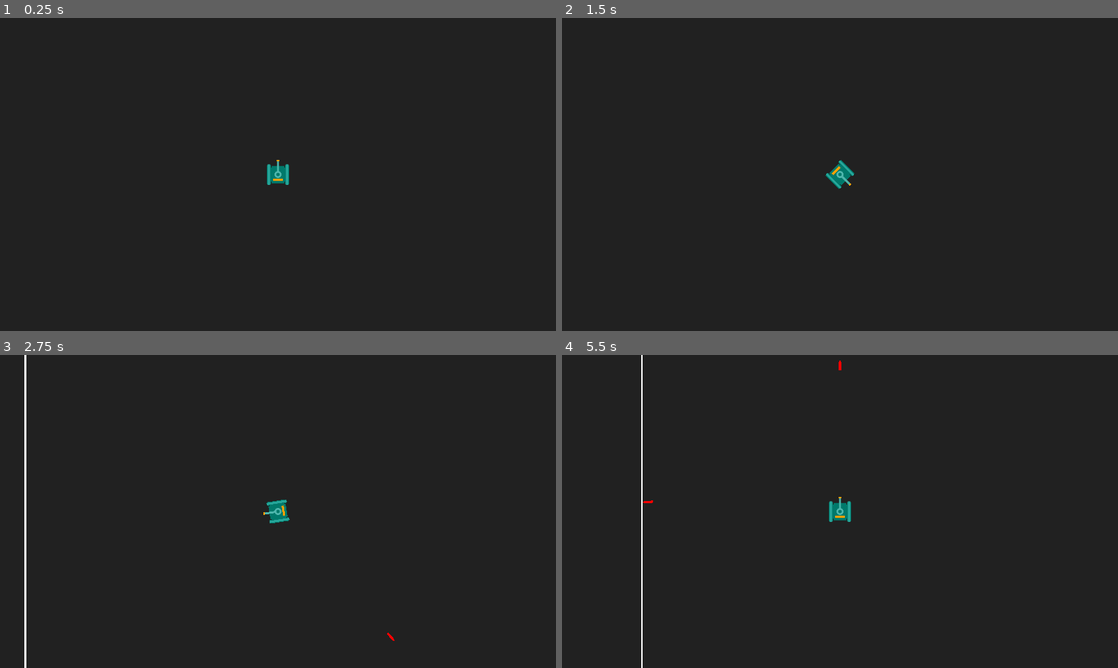
Above: before the commit, frames 1-4 (two rows, left to right).
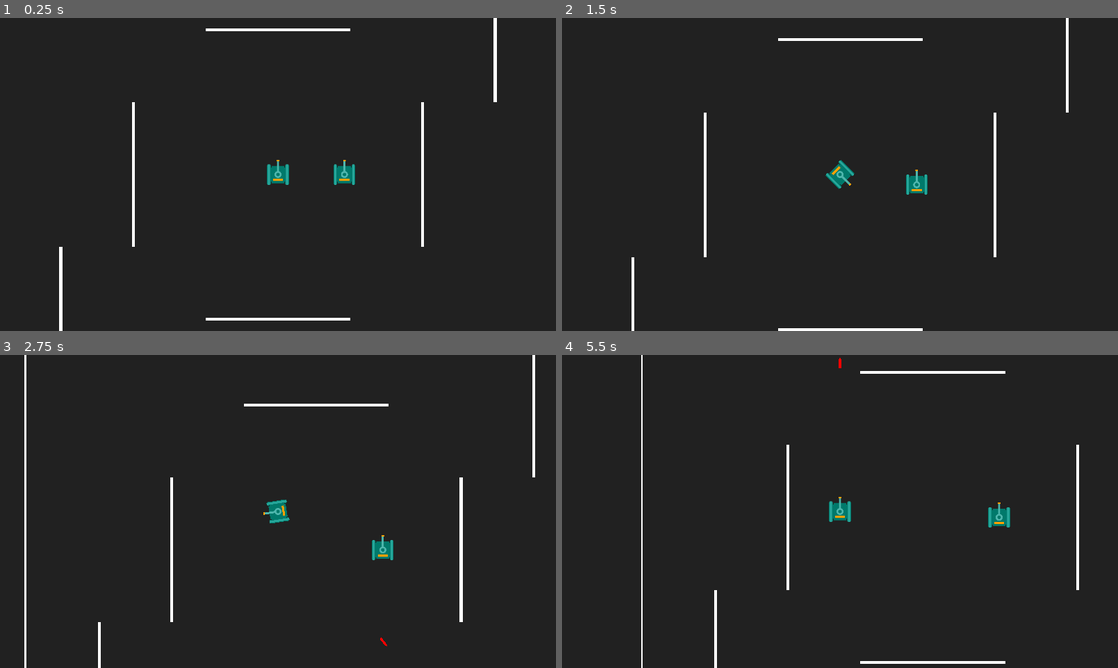
Above: after the commit, the same moments.

Repository: ashmeet28/battletanks
Game: Godot game, scene res://playground.tscn
The game is run twice, just before and just after one commit, with the same random seed, the same clock (stepped at 60 frames per second) and the same inputs.
Inputs:
- Up to frame 1 (0.25 s): no input
- Up to frame 2 (1.5 s): tap Enter at 0.5 s; hold D (tank_turn_right) 0.53-1.28 s; hold Space (tank_fire) 0.53-1.28 s; hold S (tank_move_backwards) from 1.28 s (still down); tap Space (tank_fire) at 1.35 s
- Up to frame 3 (2.75 s): release S (tank_move_backwards) at 2.03 s; hold D (tank_turn_right) from 2.03 s (still down); hold Space (tank_fire) from 2.03 s (still down)
- Up to frame 4 (5.5 s): release D (tank_turn_right) at 2.78 s; release Space (tank_fire) at 2.78 s; hold W (tank_move_forward) 2.78-3.53 s; tap Space (tank_fire) at 2.85, 4.35 s; hold Space (tank_fire) 3.53-4.28 s; hold A (tank_turn_left) 3.53-5.03 s; hold S (tank_move_backwards) from 5.03 s (still down); hold Space (tank_fire) from 5.03 s (still down)

The runs differ from the first frame. In frame 1, 1.5% of the frame differs, in the area x 10-90%, y 0-100%; in frame 2, 1.4%; in frame 3, 1.3%; in frame 4, 1.3%.

Commit message:
Added ai base and missiles

Diff:
--- a/Tank.gd
+++ b/Tank.gd
@@ -41,36 +41,53 @@
 		neural_network_layer_mutate(neural_network["layers"][i], bias_mut_val, weight_mut_val)
 
 
+@export var is_ai_controlled:bool = false
 
 const MAX_SPEED = 500.0
+
+const MISSILE_COOLDOWN:int = 60
 var missile_last_fired:int = 0
-const MISSILE_COOLDOWN:int = 60
+
+var tank_id:int
+
+var tank_life:int = 100
+var tank_kills:int = 0
 
 func _ready():
-	missile_last_fired = Engine.get_physics_frames() - MISSILE_COOLDOWN
+	tank_id = $"/root/PlaygroundGlobalVariables".next_tank_id
+	$"/root/PlaygroundGlobalVariables".next_tank_id += 1
+	missile_last_fired = Engine.get_physics_frames() - (MISSILE_COOLDOWN*2)
+	if is_ai_controlled:
+		$Camera2D.enabled = false
+	add_to_group("tanks")
 
 func _physics_process(delta):
 	velocity = Vector2.ZERO
-	if Input.is_action_pressed("tank_move_forward"):
-		velocity.y = -MAX_SPEED
-	if Input.is_action_pressed("tank_move_backwards"):
-		velocity.y = MAX_SPEED
+	if !is_ai_controlled:
+		if Input.is_action_pressed("tank_move_forward"):
+			velocity.y = -MAX_SPEED
+		if Input.is_action_pressed("tank_move_backwards"):
+			velocity.y = MAX_SPEED
 
-	if Input.is_action_pressed("tank_turn_right"):
-		rotate(PI * delta)
-	if Input.is_action_pressed("tank_turn_left"):
-		rotate(-(PI * delta))
+		if Input.is_action_pressed("tank_turn_right"):
+			rotate(PI * delta)
+		if Input.is_action_pressed("tank_turn_left"):
+			rotate(-(PI * delta))
 
-	velocity = velocity.rotated(rotation)
+		velocity = velocity.rotated(rotation)
 
 	move_and_slide()
 
-	if Input.is_action_pressed("tank_fire"):
-		var cur_frame = Engine.get_physics_frames()
-		if cur_frame > MISSILE_COOLDOWN + missile_last_fired:
-			missile_last_fired = cur_frame
-			var tank_missile_scene = preload("res://tank_missile.tscn")
-			var instance = tank_missile_scene.instantiate()
-			instance.position = position + Vector2(0, -142).rotated(rotation)
+	if Input.is_action_pressed("tank_fire") && !is_ai_controlled:
+		var curr_frame = Engine.get_physics_frames()
+		if (curr_frame > MISSILE_COOLDOWN + missile_last_fired) && !($Area2D.has_overlapping_bodies()):
+			missile_last_fired = curr_frame
+			var instance = preload("res://tank_missile.tscn").instantiate()
+			instance.position = position + Vector2(0, -160).rotated(rotation)
 			instance.rotation = rotation
+			instance.owner_tank_id = tank_id
 			get_parent().add_child(instance)
+
+	if tank_life <= 0:
+		remove_from_group("tanks")
+		queue_free()
--- a/TankMissile.gd
+++ b/TankMissile.gd
@@ -2,9 +2,23 @@
 
 
 const SPEED = 1500.0
+var is_collided_with_tank = false
+var owner_tank_id:int
 
 func _ready():
 	velocity = Vector2.UP.rotated(rotation) * SPEED
 
 func _physics_process(_delta):
+	for i in get_slide_collision_count():
+		var collision = get_slide_collision(i)
+		if collision.get_collider().is_in_group("tanks") && !is_collided_with_tank:
+			collision.get_collider().tank_life -= 25
+			if collision.get_collider().tank_life <= 0:
+				for t in get_tree().get_nodes_in_group("tanks"):
+					if t.tank_id == owner_tank_id:
+						t.tank_kills += 1
+						break
+			is_collided_with_tank = true
+		queue_free()
+
 	move_and_slide()
--- /dev/null
+++ b/playground.gd
@@ -0,0 +1 @@
+extends Node2D
--- a/playground.tscn
+++ b/playground.tscn
@@ -1,30 +1,19 @@
-[gd_scene load_steps=5 format=3 uid="uid://d0brxtrq7hbqd"]
+[gd_scene load_steps=6 format=3 uid="uid://d0brxtrq7hbqd"]
 
-[ext_resource type="Script" path="res://Tank.gd" id="1_rs3l4"]
-[ext_resource type="Texture2D" uid="uid://ripnm651wmvc" path="res://tank.svg" id="2_sdygd"]
+[ext_resource type="PackedScene" uid="uid://bd1vf8f8hjli7" path="res://tank.tscn" id="1_66g20"]
+[ext_resource type="Script" path="res://playground.gd" id="1_ghx3o"]
 [ext_resource type="Texture2D" uid="uid://cviv0l7osvudm" path="res://white_square.svg" id="3_khn7y"]
 
 [sub_resource type="RectangleShape2D" id="RectangleShape2D_fpkkk"]
 size = Vector2(10, 4000)
 
+[sub_resource type="RectangleShape2D" id="RectangleShape2D_dspp3"]
+size = Vector2(1000, 20)
+
 [node name="Playground" type="Node2D"]
+script = ExtResource("1_ghx3o")
 
-[node name="Tank" type="CharacterBody2D" parent="."]
-script = ExtResource("1_rs3l4")
-
-[node name="Sprite2D" type="Sprite2D" parent="Tank"]
-position = Vector2(0, -16.25)
-texture = ExtResource("2_sdygd")
-
-[node name="CollisionPolygon2D" type="CollisionPolygon2D" parent="Tank"]
-position = Vector2(0, -16.25)
-polygon = PackedVector2Array(0, -87, 10, -87, 10, -54, 75, -54, 75, 87, -75, 87, -75, -54, -10, -54, -10, -87)
-
-[node name="Camera2D" type="Camera2D" parent="Tank"]
-zoom = Vector2(0.5, 0.5)
-
-[node name="RayCast2D" type="RayCast2D" parent="Tank"]
-target_position = Vector2(0, -10000)
+[node name="Tank" parent="." instance=ExtResource("1_66g20")]
 
 [node name="StaticBody2D" type="StaticBody2D" parent="."]
 position = Vector2(-2010, 0)
@@ -67,3 +56,91 @@
 
 [node name="CollisionShape2D" type="CollisionShape2D" parent="StaticBody2D4"]
 shape = SubResource("RectangleShape2D_fpkkk")
+
+[node name="StaticBody2D5" type="StaticBody2D" parent="."]
+position = Vector2(0, -1000)
+
+[node name="CollisionShape2D" type="CollisionShape2D" parent="StaticBody2D5"]
+shape = SubResource("RectangleShape2D_dspp3")
+
+[node name="Sprite2D" type="Sprite2D" parent="StaticBody2D5"]
+scale = Vector2(10, 0.2)
+texture = ExtResource("3_khn7y")
+
+[node name="StaticBody2D6" type="StaticBody2D" parent="."]
+position = Vector2(-1000, -1500)
+
+[node name="CollisionShape2D" type="CollisionShape2D" parent="StaticBody2D6"]
+shape = SubResource("RectangleShape2D_dspp3")
+
+[node name="Sprite2D" type="Sprite2D" parent="StaticBody2D6"]
+scale = Vector2(10, 0.2)
+texture = ExtResource("3_khn7y")
+
+[node name="StaticBody2D7" type="StaticBody2D" parent="."]
+position = Vector2(0, 1000)
+
+[node name="CollisionShape2D" type="CollisionShape2D" parent="StaticBody2D7"]
+shape = SubResource("RectangleShape2D_dspp3")
+
+[node name="Sprite2D" type="Sprite2D" parent="StaticBody2D7"]
+scale = Vector2(10, 0.2)
+texture = ExtResource("3_khn7y")
+
+[node name="StaticBody2D8" type="StaticBody2D" parent="."]
+position = Vector2(1000, 1500)
+
+[node name="CollisionShape2D" type="CollisionShape2D" parent="StaticBody2D8"]
+shape = SubResource("RectangleShape2D_dspp3")
+
+[node name="Sprite2D" type="Sprite2D" parent="StaticBody2D8"]
+scale = Vector2(10, 0.2)
+texture = ExtResource("3_khn7y")
+
+[node name="StaticBody2D9" type="StaticBody2D" parent="."]
+position = Vector2(-1000, 0)
+rotation = 1.5708
+
+[node name="CollisionShape2D" type="CollisionShape2D" parent="StaticBody2D9"]
+shape = SubResource("RectangleShape2D_dspp3")
+
+[node name="Sprite2D" type="Sprite2D" parent="StaticBody2D9"]
+scale = Vector2(10, 0.2)
+texture = ExtResource("3_khn7y")
+
+[node name="StaticBody2D10" type="StaticBody2D" parent="."]
+position = Vector2(1000, 0)
+rotation = 1.5708
+
+[node name="CollisionShape2D" type="CollisionShape2D" parent="StaticBody2D10"]
+shape = SubResource("RectangleShape2D_dspp3")
+
+[node name="Sprite2D" type="Sprite2D" parent="StaticBody2D10"]
+scale = Vector2(10, 0.2)
+texture = ExtResource("3_khn7y")
+
+[node name="StaticBody2D11" type="StaticBody2D" parent="."]
+position = Vector2(1500, -1000)
+rotation = 1.5708
+
+[node name="CollisionShape2D" type="CollisionShape2D" parent="StaticBody2D11"]
+shape = SubResource("RectangleShape2D_dspp3")
+
+[node name="Sprite2D" type="Sprite2D" parent="StaticBody2D11"]
+scale = Vector2(10, 0.2)
+texture = ExtResource("3_khn7y")
+
+[node name="StaticBody2D12" type="StaticBody2D" parent="."]
+position = Vector2(-1500, 1000)
+rotation = 1.5708
+
+[node name="CollisionShape2D" type="CollisionShape2D" parent="StaticBody2D12"]
+shape = SubResource("RectangleShape2D_dspp3")
+
+[node name="Sprite2D" type="Sprite2D" parent="StaticBody2D12"]
+scale = Vector2(10, 0.2)
+texture = ExtResource("3_khn7y")
+
+[node name="Tank2" parent="." instance=ExtResource("1_66g20")]
+position = Vector2(459, 0)
+is_ai_controlled = true
--- /dev/null
+++ b/playground_global_variables.gd
@@ -0,0 +1,3 @@
+extends Node
+
+var next_tank_id:int = 1
--- a/project.godot
+++ b/project.godot
@@ -14,6 +14,10 @@
 run/main_scene="res://playground.tscn"
 config/features=PackedStringArray("4.2", "Forward Plus")
 config/icon="res://icon.svg"
+
+[autoload]
+
+PlaygroundGlobalVariables="*res://playground_global_variables.gd"
 
 [display]
 
--- /dev/null
+++ b/tank.tscn
@@ -0,0 +1,30 @@
+[gd_scene load_steps=4 format=3 uid="uid://bd1vf8f8hjli7"]
+
+[ext_resource type="Script" path="res://Tank.gd" id="1_j8f42"]
+[ext_resource type="Texture2D" uid="uid://ripnm651wmvc" path="res://tank.svg" id="2_4e4qq"]
+
+[sub_resource type="RectangleShape2D" id="RectangleShape2D_kgate"]
+size = Vector2(50, 150)
+
+[node name="Tank" type="CharacterBody2D"]
+script = ExtResource("1_j8f42")
+
+[node name="Sprite2D" type="Sprite2D" parent="."]
+position = Vector2(0, -16.25)
+texture = ExtResource("2_4e4qq")
+
+[node name="CollisionPolygon2D" type="CollisionPolygon2D" parent="."]
+position = Vector2(0, -16.25)
+polygon = PackedVector2Array(0, -87, 10, -87, 10, -54, 75, -54, 75, 87, -75, 87, -75, -54, -10, -54, -10, -87)
+
+[node name="Camera2D" type="Camera2D" parent="."]
+zoom = Vector2(0.5, 0.5)
+
+[node name="RayCast2D" type="RayCast2D" parent="."]
+target_position = Vector2(0, -10000)
+
+[node name="Area2D" type="Area2D" parent="."]
+position = Vector2(0, -182)
+
+[node name="CollisionShape2D" type="CollisionShape2D" parent="Area2D"]
+shape = SubResource("RectangleShape2D_kgate")
